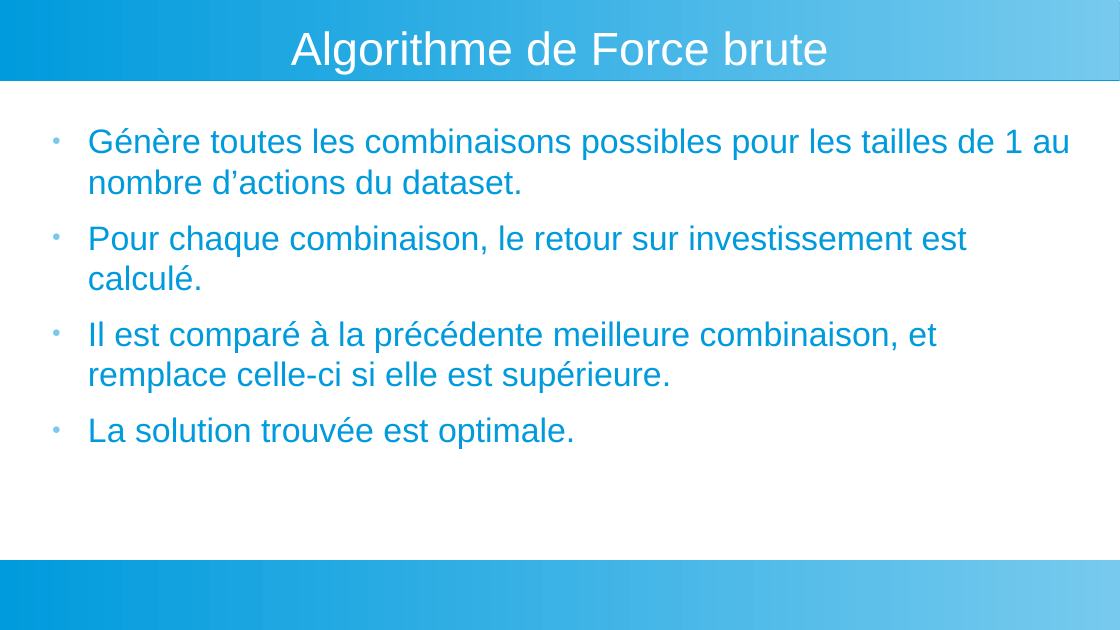
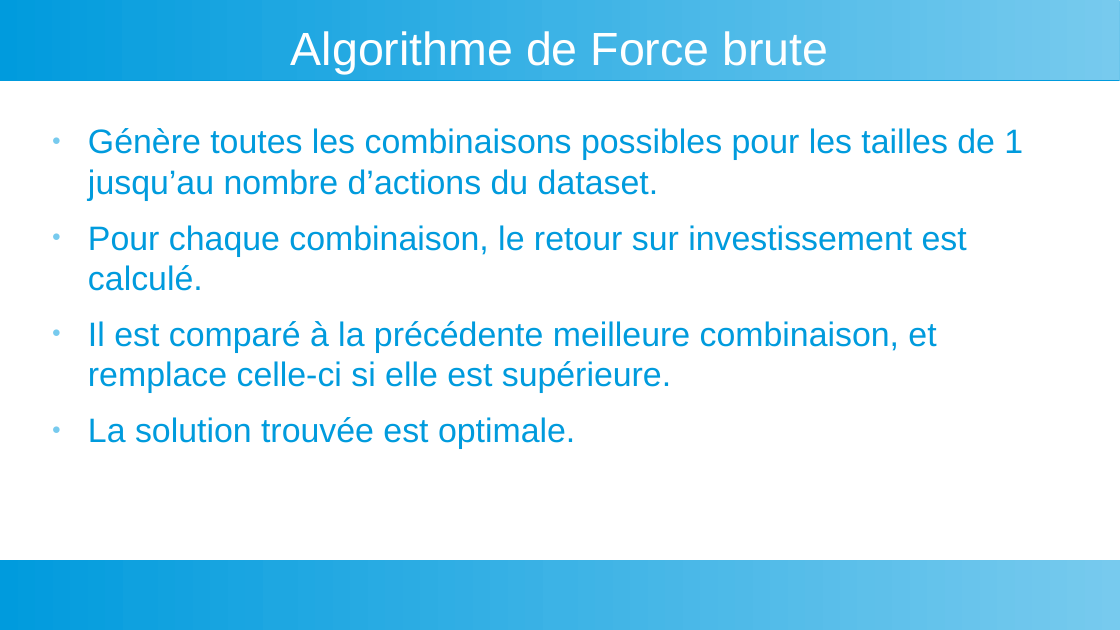
Before and after one commit to YoannDeb/AlgoInvest, a slide deck: slide 2 of Docs/Présentation.odp. Drawn at 1120x630 pixels with LibreOffice and Linux fonts; fonts in the diff are those of the drawing. Boxes give left, top, right and bottom in pixels: in the first picture for what was removed or moved away, otherwise in the second. Text is boxed around its words. In the diff, an @@ line names an element or a change of style, - is before the commit and + after.

```diff
--- a/Docs/Présentation.odp
+++ b/Docs/Présentation.odp
@@ text at (88,128,1023,201): text changed @@
-● Génère toutes les combinaisons possibles pour les tailles de 1 au nombre d’actions du dataset.
+● Génère toutes les combinaisons possibles pour les tailles de 1 jusqu’au nombre d’actions du dataset.
```
Also in this commit, not shown: 3 other slides changed, 2 slides added, 2 slides removed, 2 other files.
